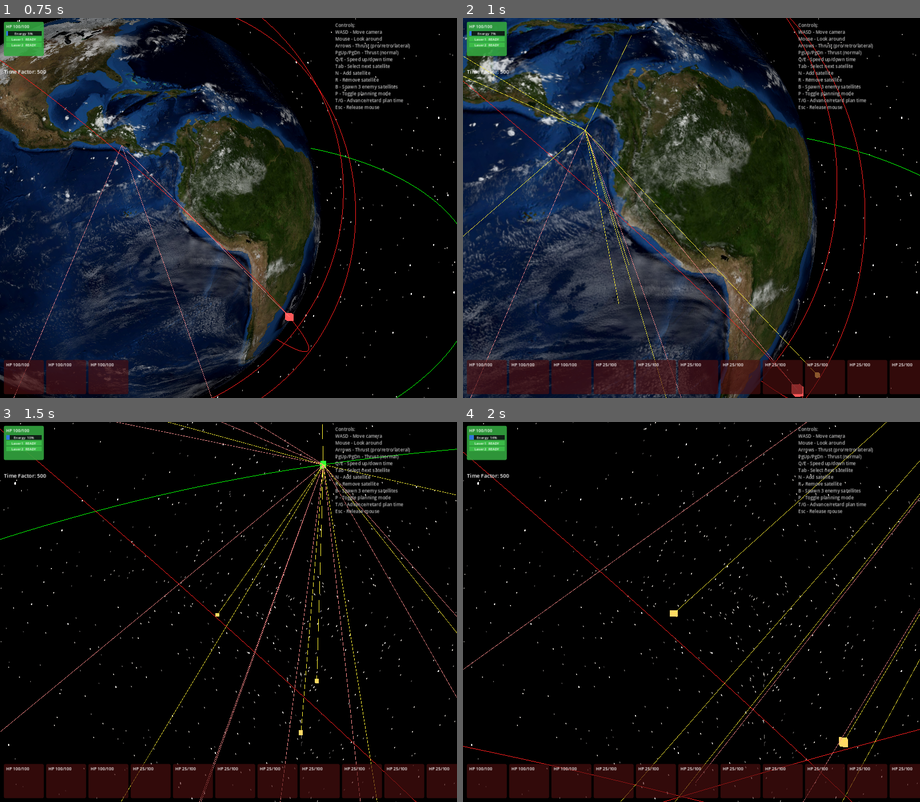
Above: before the commit, frames 1-4 (two rows, left to right).
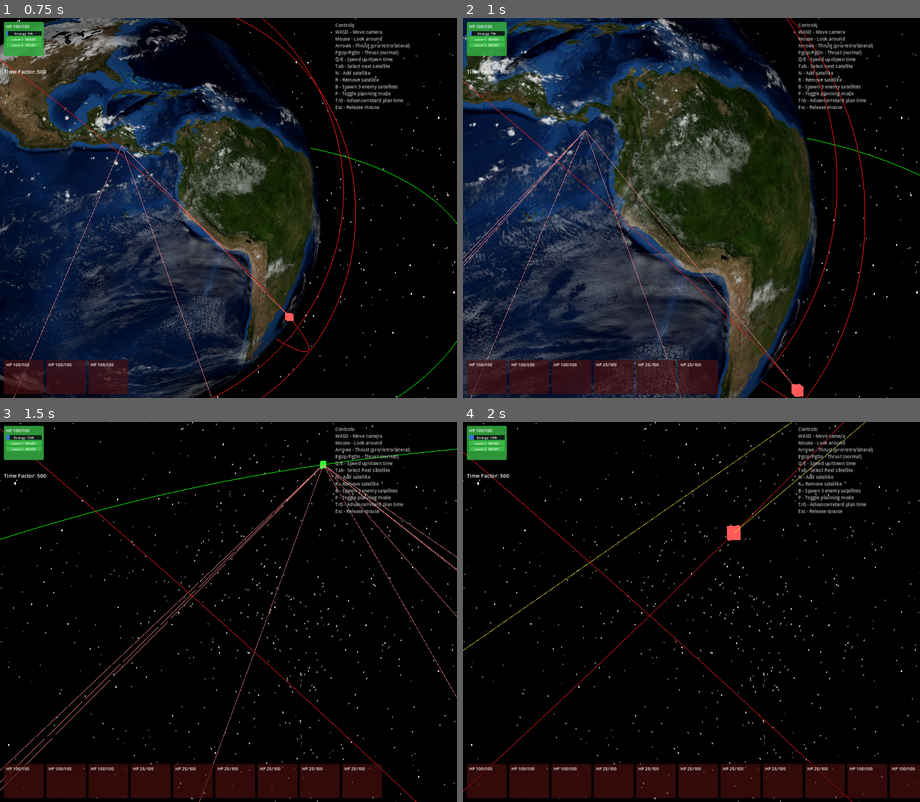
Above: after the commit, the same moments.

Repository: mellenburg/game
Game: Godot game, scene res://scenes/main.tscn
Two runs of this game, one before a commit and one after it. Both use one fixed random seed, a clock stepped at 60 frames per second and the inputs below.
Inputs (mouse positions are in pixels of both pictures, inside the frame that each line leads up to):
- Up to frame 1 (0.75 s): tap Enter at 0.5 s; move the mouse to (251, 208) at 0.52 s; hold W (move_forward) from 0.53 s (still down); tap B (add_enemies) at 0.6 s
- Up to frame 2 (1 s): keep holding W (move_forward); tap M (add_meteorites) at 0.8 s
- Up to frame 3 (1.5 s): keep holding W (move_forward); move the mouse to (205, 612) at 1.27 s; tap M (add_meteorites) at 1.35 s
- Up to frame 4 (2 s): keep holding W (move_forward); tap B (add_enemies) at 1.55 s

Frame 1 is identical in both runs. In frame 2, 4.1% of the frame differs, in the area x 0-100%, y 4-100%; in frame 3, 2.6%; in frame 4, 1.2%.

Commit message:
Cluster meteorite storms: 3 bodies sharing one random entry vector
Press M now spawns a small swarm — same r_hat, base altitude, and base
velocity, with per-body lateral offset (~800 km), altitude jitter
(~400 km), and small velocity jitter so they arrive separated but
clearly read as one incoming cluster rather than three independent
trajectories.

Diff:
--- a/godot/scripts/earth_system.gd
+++ b/godot/scripts/earth_system.gd
@@ -20,18 +20,24 @@
 const ENEMY_ALT_MIN_KM: float = 600.0
 const ENEMY_ALT_MAX_KM: float = 2000.0
 
-# Meteorite storms: many fragile, sub-orbital incoming bodies. They're
-# spawned high enough to give the player a window to engage, with the
-# tangential component small enough that periapsis lands well below
-# Earth's surface — guaranteeing impact (and exit-from-play) within a
-# few minutes of sim time.
-const METEORITES_PER_STORM: int = 8
+# Meteorite storms: a small cluster of fragile, sub-orbital bodies all
+# incoming from one random direction. Spawned high enough to give the
+# player a window to engage, with the tangential component small enough
+# that periapsis lands well below Earth's surface — guaranteeing impact
+# (and exit-from-play) within a few minutes of sim time.
+const METEORITES_PER_STORM: int = 3
 const METEORITE_ALT_MIN_KM: float = 4000.0
 const METEORITE_ALT_MAX_KM: float = 10000.0
 const METEORITE_RADIAL_SPEED_MIN: float = 2.0
 const METEORITE_RADIAL_SPEED_MAX: float = 5.0
 const METEORITE_TANGENTIAL_SPEED_MIN: float = 0.1
 const METEORITE_TANGENTIAL_SPEED_MAX: float = 0.8
+# Cluster scatter relative to the storm's nominal entry point. A few
+# hundred km of lateral offset and minor altitude / velocity jitter so
+# the bodies arrive visibly distinct but read as a single swarm.
+const METEORITE_LATERAL_SPREAD_KM: float = 800.0
+const METEORITE_ALT_JITTER_KM: float = 400.0
+const METEORITE_VELOCITY_JITTER: float = 0.3
 # Meteorites are softer than orbital enemies — one laser hit removes them.
 const METEORITE_HP: float = 25.0
 
@@ -246,38 +252,63 @@
 		real_satellites.append(sat)
 
 
-# Spawn a batch of meteorites — sub-orbital, unarmed, fragile. Each is
-# on a highly eccentric trajectory whose periapsis is below Earth's
-# surface, so they impact and exit play on their own. Lasers can pick
-# them off in transit.
+# Spawn a cluster of meteorites all incoming from one random direction
+# — sub-orbital, unarmed, fragile. The cluster shares an entry point
+# and base velocity, jittered per body so they arrive separated by a
+# few hundred km. Lasers can pick them off in transit; any survivors
+# self-terminate on ground impact.
 func add_meteorite_storm(count: int = METEORITES_PER_STORM) -> void:
+	var r_hat := _random_unit_vector()
+	var tangent := _random_perpendicular_unit(r_hat)
+	var base_altitude := _rng.randf_range(
+		METEORITE_ALT_MIN_KM, METEORITE_ALT_MAX_KM
+	)
+	var radial_speed := _rng.randf_range(
+		METEORITE_RADIAL_SPEED_MIN, METEORITE_RADIAL_SPEED_MAX
+	)
+	var tangential_speed := _rng.randf_range(
+		METEORITE_TANGENTIAL_SPEED_MIN, METEORITE_TANGENTIAL_SPEED_MAX
+	)
+	var base_velocity := -r_hat * radial_speed + tangent * tangential_speed
 	for _i in range(count):
-		var sat := _make_meteorite()
+		var sat := _make_meteorite(r_hat, tangent, base_altitude, base_velocity)
 		satellite_container.add_child(sat)
 		real_satellites.append(sat)
 
 
-func _make_meteorite() -> Satellite:
+func _make_meteorite(
+	r_hat: Vector3,
+	tangent: Vector3,
+	base_altitude: float,
+	base_velocity: Vector3,
+) -> Satellite:
 	var sat := Satellite.new()
 	sat.team = Satellite.TEAM_ENEMY
 	sat.weapons.clear()
 	sat.is_meteorite = true
 	sat.hp = METEORITE_HP
 
-	var altitude := _rng.randf_range(METEORITE_ALT_MIN_KM, METEORITE_ALT_MAX_KM)
-	var radius := EarthOrbit.EARTH_RADIUS_KM + altitude
-	var r_hat := _random_unit_vector()
-	var tangent := _random_perpendicular_unit(r_hat)
-	var radial_speed := _rng.randf_range(
-		METEORITE_RADIAL_SPEED_MIN, METEORITE_RADIAL_SPEED_MAX
-	)
-	var tangential_speed := _rng.randf_range(
-		METEORITE_TANGENTIAL_SPEED_MIN, METEORITE_TANGENTIAL_SPEED_MAX
-	)
-	sat.orbit = EarthOrbit.new(
-		r_hat * radius,
-		-r_hat * radial_speed + tangent * tangential_speed,
-	)
+	# Lateral offset uses the in-plane basis (tangent + bitangent); the
+	# bitangent is just r_hat × tangent so the offset stays in the plane
+	# perpendicular to the entry vector.
+	var bitangent := r_hat.cross(tangent).normalized()
+	var lateral_angle := _rng.randf_range(0.0, TAU)
+	var lateral_dist := _rng.randf_range(0.0, METEORITE_LATERAL_SPREAD_KM)
+	var altitude := base_altitude + _rng.randf_range(
+		-METEORITE_ALT_JITTER_KM, METEORITE_ALT_JITTER_KM
+	)
+	var pos := r_hat * (EarthOrbit.EARTH_RADIUS_KM + altitude) + (
+		tangent * cos(lateral_angle) + bitangent * sin(lateral_angle)
+	) * lateral_dist
+	# Velocity jitter as a small fraction of the base; same direction
+	# basis so all bodies remain inbound rather than scattering randomly.
+	var jitter := METEORITE_VELOCITY_JITTER
+	var vel := base_velocity + Vector3(
+		_rng.randf_range(-jitter, jitter),
+		_rng.randf_range(-jitter, jitter),
+		_rng.randf_range(-jitter, jitter),
+	)
+	sat.orbit = EarthOrbit.new(pos, vel)
 	return sat
 
 
